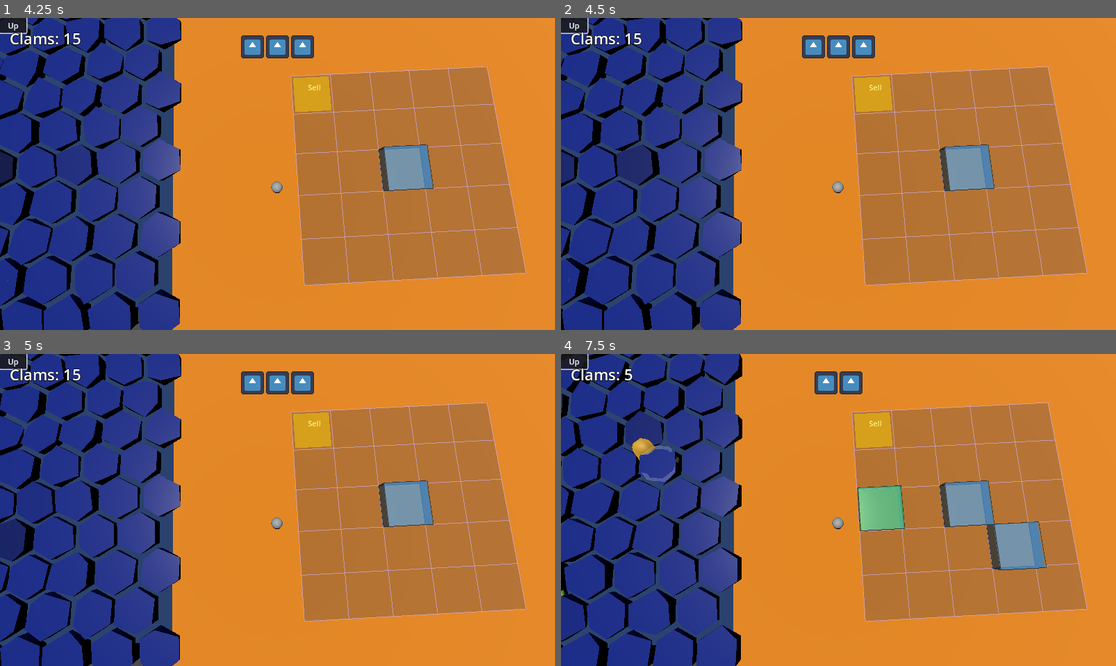
Above: before the commit, frames 1-4 (two rows, left to right).
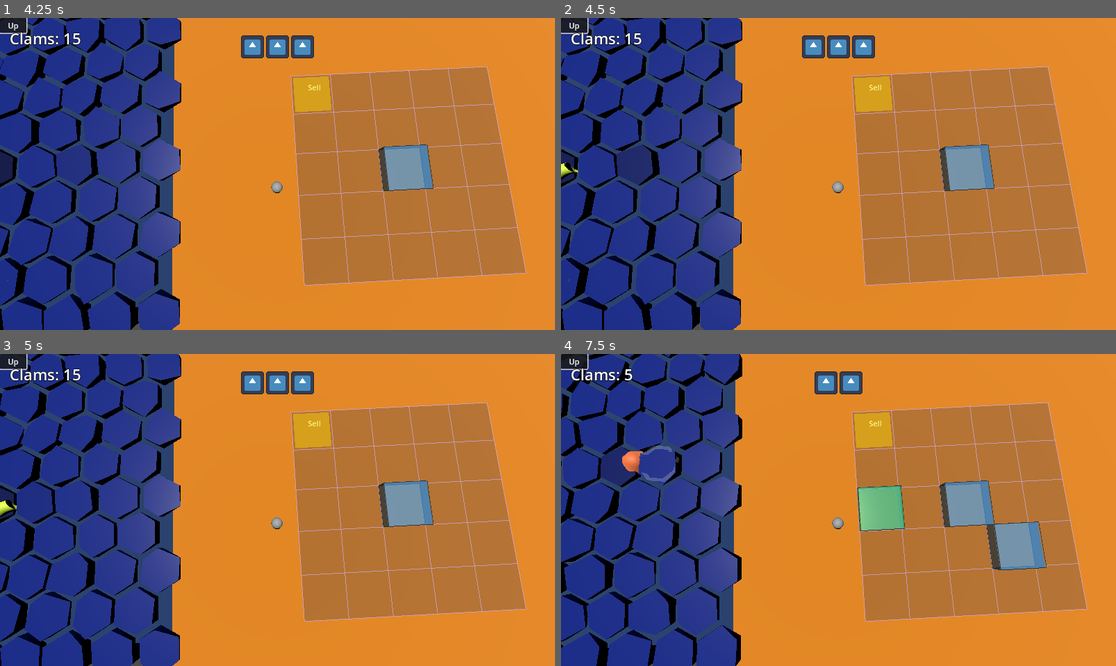
Above: after the commit, the same moments.

Repository: BinRoot/ludum-dare-58
Game: Godot game, scene res://Scenes/world.tscn
Two runs of this game, one before a commit and one after it. Both use one fixed random seed, a clock stepped at 60 frames per second and the inputs below. The engine's default icon, where the game draws it, is replaced by a stand-in: a white triangle on a blue panel in a dark square.
Inputs (mouse positions are in pixels of both pictures, inside the frame that each line leads up to):
- Up to frame 1 (4.25 s): click "Up" at 0.5 s; click "Up" at 1.25 s; click "Up" at 2 s; move the mouse to (399, 158) at 2.77 s; click (399, 158) at 2.92 s; drag from (166, 189) to (249, 236) at 3.52 s
- Up to frame 2 (4.5 s): move the mouse to (894, 105) at 4.27 s; click (894, 105) at 4.42 s
- Up to frame 3 (5 s): no input
- Up to frame 4 (7.5 s): drag from (810, 572) to (672, 463) at 5.02 s; move the mouse to (1005, 556) at 5.77 s; click (1005, 556) at 5.92 s; drag from (672, 463) to (755, 432) at 6.52 s; move the mouse to (866, 510) at 7.27 s; click (866, 510) at 7.42 s

Frame 1 is identical in both runs. In frame 2, 0.2% of the frame differs, in the area x 0-4%, y 42-54%; in frame 3, 0.7%; in frame 4, 0.8%, in the area x 0-18%, y 26-78%.

Commit message:
added age mechanic

Diff:
--- a/Scenes/fish.gd
+++ b/Scenes/fish.gd
@@ -82,6 +82,10 @@
 var is_moving: bool = false
 var arrival_distance: float = 0.5
 
+# Age and growth
+var age: int = -1
+var is_in_tank: bool = false
+
 # Surface behavior state
 var is_surfacing: bool = false
 var surface_timer: float = 0.0
@@ -104,6 +108,9 @@
 var _spine_segments: int
 
 func _ready() -> void:
+	# Randomize fish color only on initial creation
+	base_color = Color(randf(), randf(), randf())
+
 	render_graph()
 	# Start moving once the fish is ready
 	_pick_new_destination()
@@ -148,9 +155,7 @@
 			_make_eyes_look_at_target()
 
 func render_graph() -> void:
-	# Randomize fish color
-	base_color = Color(randf(), randf(), randf())
-
+	# Don't randomize color here - it's set in _ready() and preserved during growth
 	if _mesh_instance != null:
 		_mesh_instance.queue_free()
 	if _debug_mesh_instance != null:
@@ -1110,6 +1115,15 @@
 	graph = mutate_graph.mutate(graph)[0]
 	render_graph()
 
+# Grow the fish by mutating its graph
+func grow() -> void:
+	print("Fish growing! Age: ", age)
+	graph = mutate_graph.mutate(graph)[0]
+	render_graph()
+	# Re-pick destination after growth to avoid getting stuck
+	if is_moving:
+		_pick_new_destination()
+
 # ======================
 # Surface Behavior
 # ======================
--- a/Scenes/fish_tank.gd
+++ b/Scenes/fish_tank.gd
@@ -542,6 +542,10 @@
 	# Add to our list of contained fish
 	contained_fish.append(fish)
 
+	# Mark fish as being in a tank
+	if "is_in_tank" in fish:
+		fish.is_in_tank = true
+
 	# Create a collision shape for the tank bounds that the fish can use
 	var tank_bounds = _create_tank_bounds()
 
--- a/Scenes/world.gd
+++ b/Scenes/world.gd
@@ -17,6 +17,7 @@
 var original_camera_transform: Transform3D
 var camera_tween: Tween = null
 var fish_rotation_tween: Tween = null
+var is_growth_sequence_active: bool = false
 
 func _ready():
 	# Allow the world to process even when paused (for camera animations)
@@ -154,7 +155,10 @@
 
 	_spawn_new_fish()
 
-	# Animate camera back to original position
+	# Start the growth sequence for existing tank fish
+	await _handle_fish_growth_sequence()
+
+	# Animate camera back to original position after growth sequence
 	_animate_camera_to_original()
 
 # Spawn a new fish in the pond/ocean
@@ -349,3 +353,109 @@
 
 	print("New tank spawned at world position: ", new_tank.global_position)
 	print("Tank grid bounds: ", new_tank.get_grid_bounds() if new_tank.has_method("get_grid_bounds") else "no method")
+
+# ======================
+# Fish Growth System
+# ======================
+
+# Check if a number is a Fibonacci number
+func _is_fibonacci(n: int) -> bool:
+	if n < 1:
+		return false
+	# Generate Fibonacci numbers up to n
+	var a = 1
+	var b = 1
+	if n == 1:
+		return true
+	while b < n:
+		var temp = b
+		b = a + b
+		a = temp
+	return b == n
+
+# Get all fish from all tanks
+func _get_all_tank_fish() -> Array[Node3D]:
+	var all_fish: Array[Node3D] = []
+	# Find all fish tank nodes
+	for child in get_children():
+		if child.has_method("get") and "contained_fish" in child:
+			for fish in child.contained_fish:
+				if fish and is_instance_valid(fish) and "is_in_tank" in fish and fish.is_in_tank:
+					all_fish.append(fish)
+	return all_fish
+
+# Handle the growth sequence after placing a fish
+func _handle_fish_growth_sequence() -> void:
+	is_growth_sequence_active = true
+
+	# Get all fish in tanks
+	var tank_fish = _get_all_tank_fish()
+
+	if tank_fish.is_empty():
+		is_growth_sequence_active = false
+		return
+
+	# Increment age of all tank fish
+	var fish_to_grow: Array[Node3D] = []
+	for fish in tank_fish:
+		if "age" in fish:
+			fish.age += 1
+			print("Fish age incremented to: ", fish.age)
+
+			# Check if this fish should grow (Fibonacci age)
+			if _is_fibonacci(fish.age):
+				fish_to_grow.append(fish)
+				print("Fish at Fibonacci age ", fish.age, " will grow!")
+
+	# Animate camera to each growing fish and grow them
+	if not fish_to_grow.is_empty():
+		for fish in fish_to_grow:
+			await _animate_camera_to_fish_and_grow(fish)
+
+	is_growth_sequence_active = false
+
+# Animate camera to a specific fish, grow it, then wait
+func _animate_camera_to_fish_and_grow(fish: Node3D) -> void:
+	var camera = get_viewport().get_camera_3d()
+	if not camera or not fish:
+		return
+
+	print("Animating camera to growing fish...")
+
+	# Cancel any existing camera animation
+	if camera_tween and camera_tween.is_running():
+		camera_tween.kill()
+
+	# Calculate camera position to view this fish
+	var fish_position = fish.global_position
+	var camera_offset = Vector3(0, 3, 3)  # Above and behind the fish
+	var target_camera_position = fish_position + camera_offset
+
+	# Calculate the target rotation (basis) for looking at fish
+	var direction = (fish_position - target_camera_position).normalized()
+	var right = direction.cross(Vector3.UP).normalized()
+	var up = right.cross(direction).normalized()
+	var target_basis = Basis(right, up, -direction)
+
+	# Create the tween for camera animation to fish
+	camera_tween = create_tween()
+	camera_tween.set_process_mode(Tween.TWEEN_PROCESS_PHYSICS)
+	camera_tween.set_pause_mode(Tween.TWEEN_PAUSE_PROCESS)
+	camera_tween.set_ease(Tween.EASE_IN_OUT)
+	camera_tween.set_trans(Tween.TRANS_CUBIC)
+	camera_tween.set_parallel(true)
+
+	# Animate camera to fish
+	camera_tween.tween_property(camera, "global_position", target_camera_position, 0.8)
+	camera_tween.tween_property(camera, "global_transform:basis", target_basis, 0.8)
+
+	# Wait for camera to arrive
+	await camera_tween.finished
+
+	# Grow the fish
+	if fish.has_method("grow"):
+		fish.grow()
+
+	# Wait a moment to appreciate the growth (timer works during pause)
+	var growth_timer = get_tree().create_timer(1.0, true, true)  # process_always=true, process_in_physics=true
+	await growth_timer.timeout
